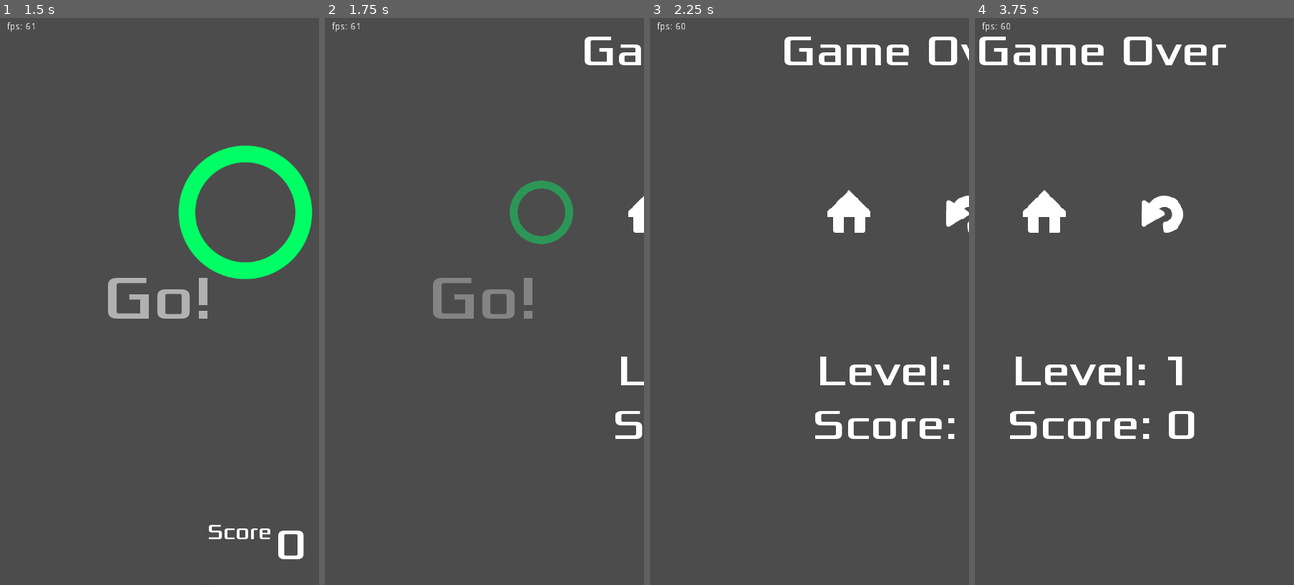
Above: before the commit, frames 1-4 (left to right).
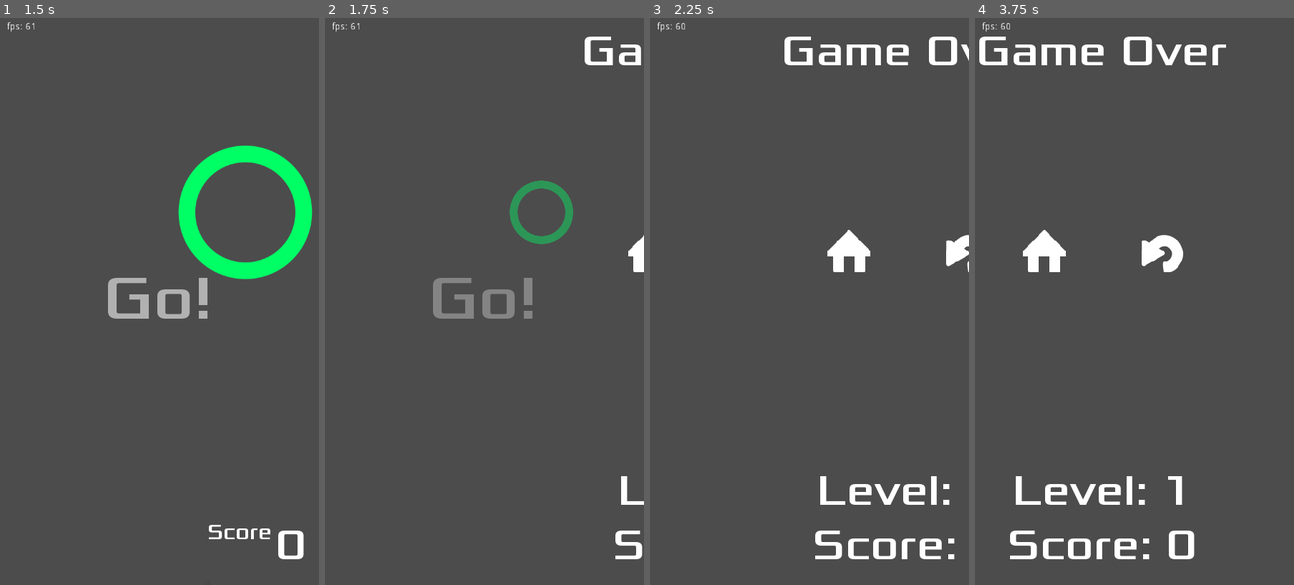
Above: after the commit, the same moments.

Repository: bearlikelion/OrbitalJump
Game: Godot game, scene res://src/Main.tscn
Same seed, same stepped clock (60 frames per second), same inputs: the game is played once before the commit and once after it.
Inputs (mouse positions are in pixels of both pictures, inside the frame that each line leads up to; where the layout moved, square brackets give the same spot in the first picture):
- Up to frame 1 (1.5 s): click (98, 250) at 0.5 s; move the mouse to (229, 267) at 1.27 s; click (229, 267) at 1.42 s
- Up to frame 2 (1.75 s): no input
- Up to frame 3 (2.25 s): click (863, 250) [863, 210] at 2 s
- Up to frame 4 (3.75 s): move the mouse to (1067, 329) at 2.77 s; click (1067, 329) at 2.92 s; move the mouse to (1166, 171) at 3.52 s; click (1166, 171) at 3.67 s

Frame 1 is identical in both runs. In frame 2, 1.1% of the frame differs, in the area x 91-100%, y 31-96%; in frame 3, 4.8%; in frame 4, 6.0%, in the area x 10-69%, y 30-96%.

Commit message:
SizeFlags for gameover

Diff:
--- a/Game/src/UI/Screens/GameOver.tscn
+++ b/Game/src/UI/Screens/GameOver.tscn
@@ -8,38 +8,34 @@
 [node name="GameOver" instance=ExtResource( 4 )]
 
 [node name="Title" parent="MarginContainer/VBoxContainer" index="0"]
-margin_top = 64.0
-margin_bottom = 142.0
 text = "Game Over"
-
-[node name="Buttons" parent="MarginContainer/VBoxContainer" index="1"]
-margin_top = 357.0
-margin_bottom = 457.0
-size_flags_vertical = 0
 
 [node name="Home" type="TextureButton" parent="MarginContainer/VBoxContainer/Buttons" index="0" groups=[
 "buttons",
 ]]
 margin_left = 82.0
+margin_top = 59.0
 margin_right = 182.0
-margin_bottom = 100.0
+margin_bottom = 159.0
+size_flags_vertical = 4
 texture_normal = ExtResource( 1 )
 
 [node name="Play" type="TextureButton" parent="MarginContainer/VBoxContainer/Buttons" index="1" groups=[
 "buttons",
 ]]
 margin_left = 257.0
+margin_top = 59.0
 margin_right = 357.0
-margin_bottom = 100.0
+margin_bottom = 159.0
+size_flags_vertical = 4
 texture_normal = ExtResource( 2 )
-
-[node name="BottomButtons" parent="MarginContainer/VBoxContainer" index="2"]
-margin_top = 607.0
 
 [node name="FinalScore" type="VBoxContainer" parent="MarginContainer/VBoxContainer/BottomButtons" index="0"]
 margin_left = 80.0
+margin_top = 58.0
 margin_right = 359.0
-margin_bottom = 207.0
+margin_bottom = 218.0
+size_flags_vertical = 8
 
 [node name="Level" type="Label" parent="MarginContainer/VBoxContainer/BottomButtons/FinalScore" index="0"]
 margin_right = 279.0
